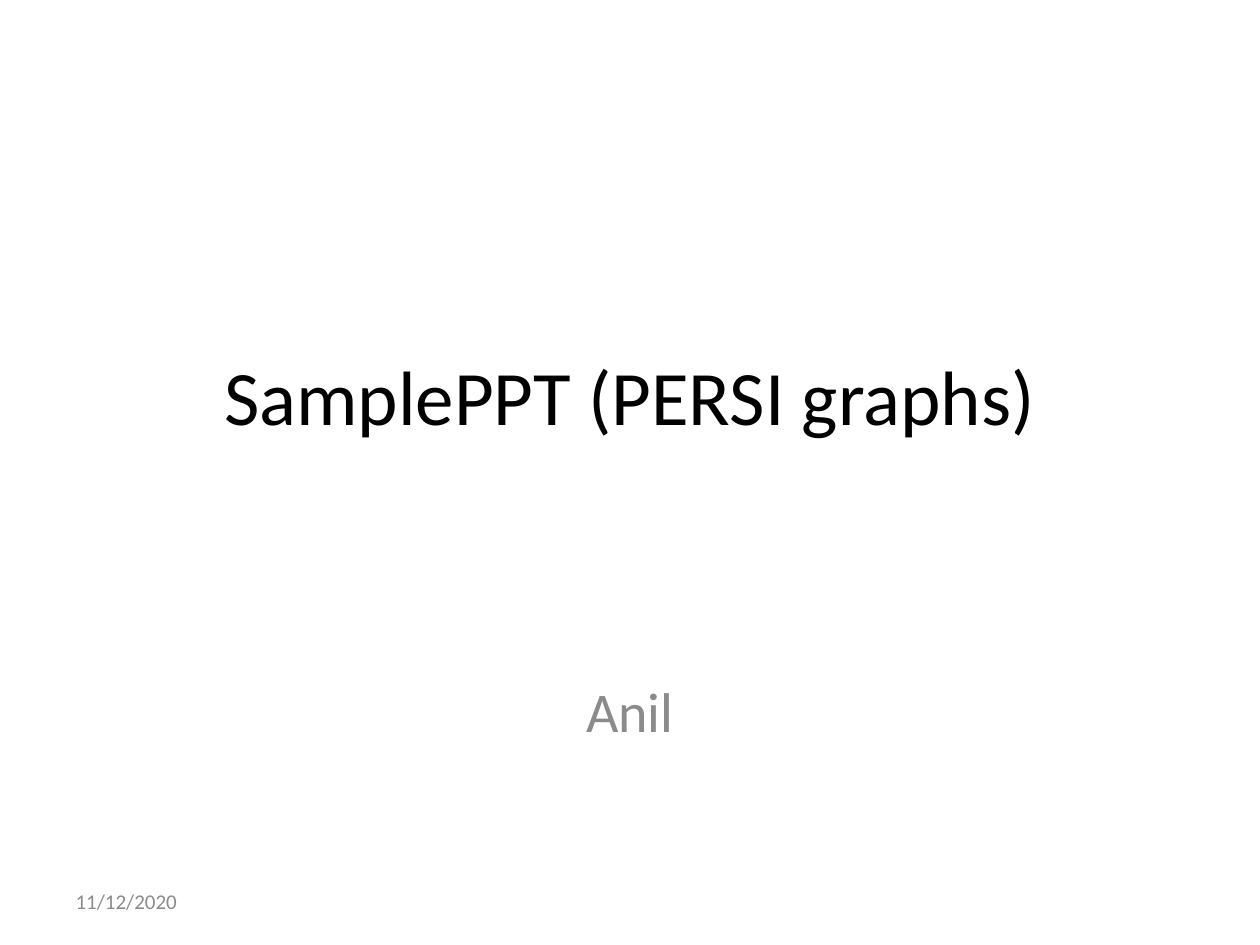
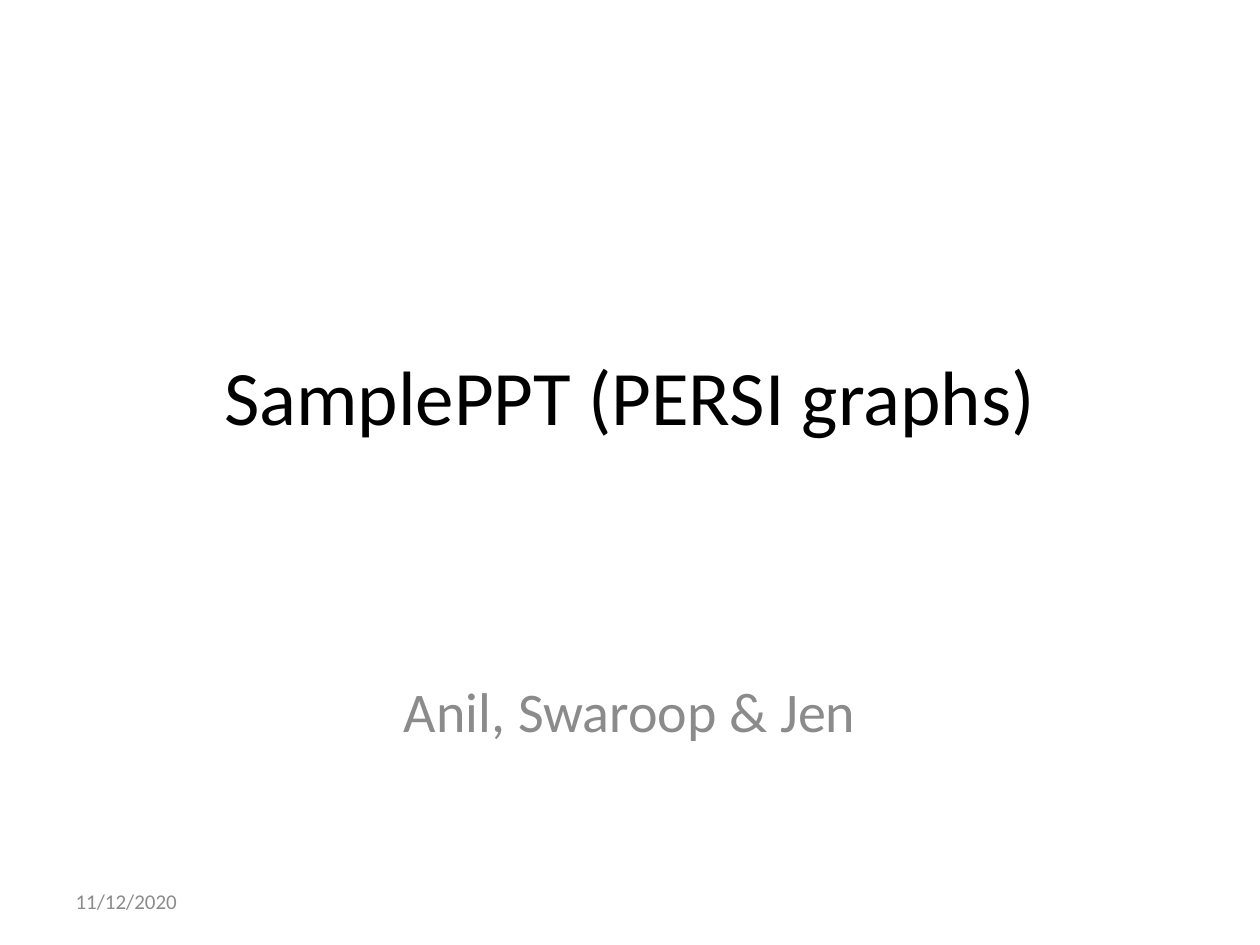
Before and after one commit to ReasonFoundation/GraphicsR, a slide deck: slide 1 of SamplePPD.pptx. Drawn at 1260x945 pixels with LibreOffice and Linux fonts; fonts in the diff are those of the drawing. Boxes give left, top, right and bottom in pixels: in the first picture for what was removed or moved away, otherwise in the second. Text is boxed around its words. In the diff, an @@ line names an element or a change of style, - is before the commit and + after.

Commit message:
Updt SamplePPD Rmarkdown rmd

```diff
--- a/SamplePPD.pptx
+++ b/SamplePPD.pptx
@@ subtitle at bbox=[404, 693, 855, 741]: text changed @@
-Anil
+Anil, Swaroop & Jen
```
Also in this commit, not shown: 4 other slides changed, 1 slide added, 1 slide removed, 4 other files.
